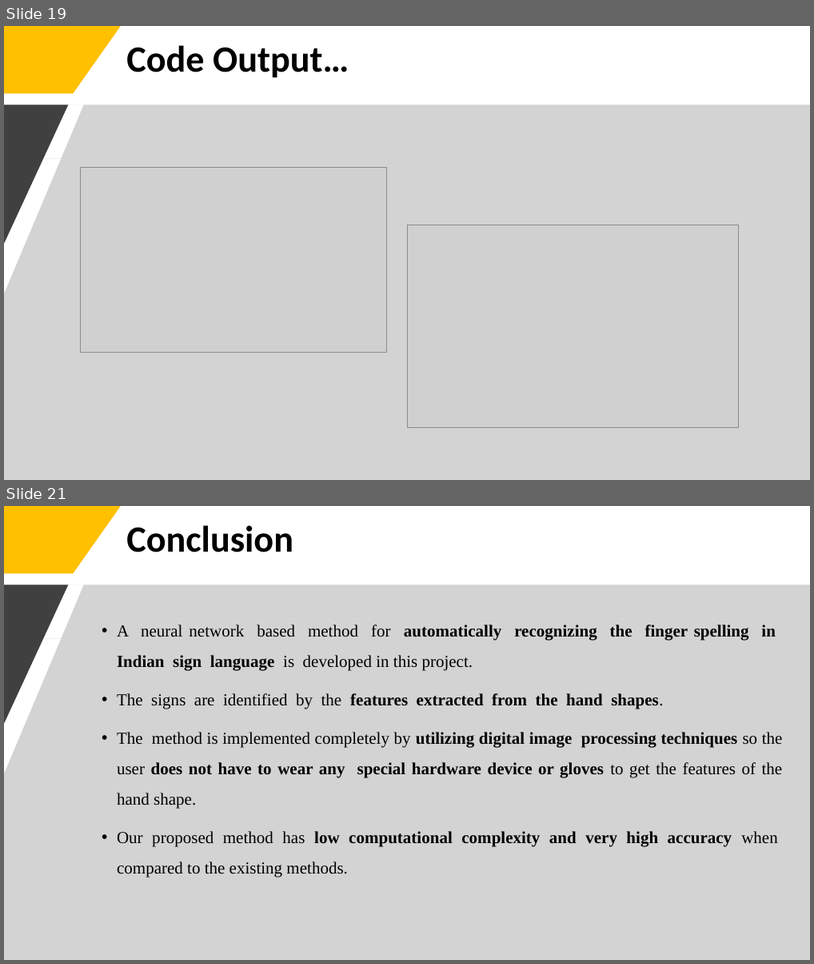
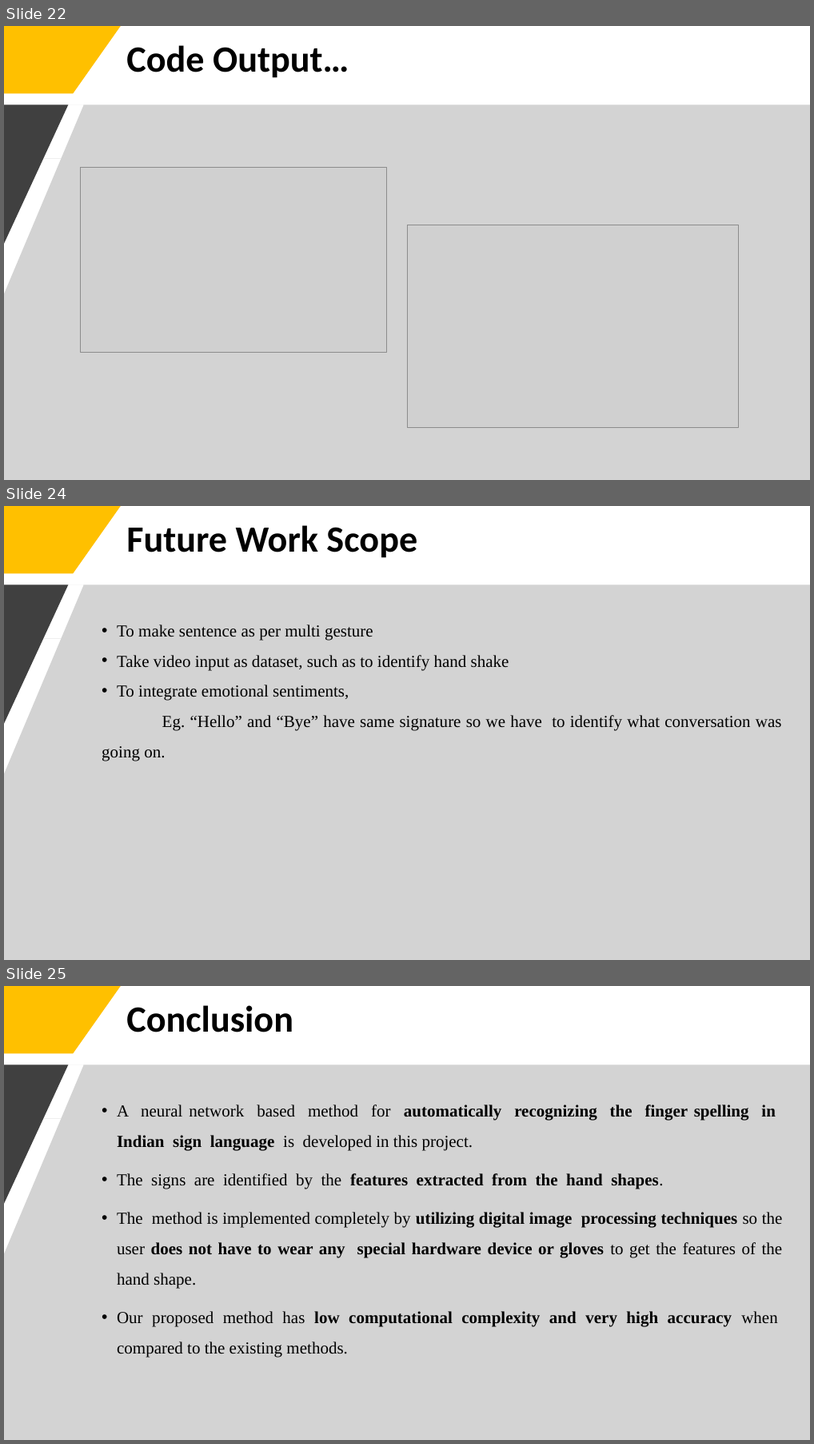
Before and after one commit to SandyCompetent/ml-hand-sign-language, a slide deck: Code Explaination PPT.pptx. Shown one above the other, each under a label of ours: slides 19 and 21 before the commit, slides 22, 24 and 25 after it; the slides between them are not shown. The pictures are 814x964 and 814x1444 pixels, drawn with LibreOffice and Linux fonts; fonts in the diff are those of the drawing; grey boxes stand for pictures. Boxes give left, top, right and bottom in pixels: in the first picture for what was removed or moved away, otherwise in the second. Text is boxed around its words. In the diff, an @@ line names an element or a change of style, - is before the commit and + after.

```diff
--- a/Code Explaination PPT.pptx
+++ b/Code Explaination PPT.pptx
@@ slide 24 added at box(4, 506, 810, 960), background #FFFFFF @@
@@ freeform shape added at box(4, 506, 121, 574), fill #FFC000 @@
@@ title added at box(126, 525, 418, 558), 44 pt, text #000000, bold @@
+Future Work Scope
@@ freeform shape added at box(4, 584, 810, 960), fill #A6A6A6 at 49% opacity @@
@@ freeform shape added at box(4, 584, 68, 723), fill #404040 @@
@@ text added at box(102, 624, 782, 761), 20 pt, text #000000 @@
+• To make sentence as per multi gesture
+• Take video input as dataset, such as to identify hand shake
+• To integrate emotional sentiments,
+Eg. “Hello” and “Bye” have same signature so we have to identify what conversation was going on.
@@ what was slide 19 is now slide 22 @@
@@ what was slide 21 is now slide 25 @@
```
Also in this commit, not shown: 3 other slides added, 4 other files.
